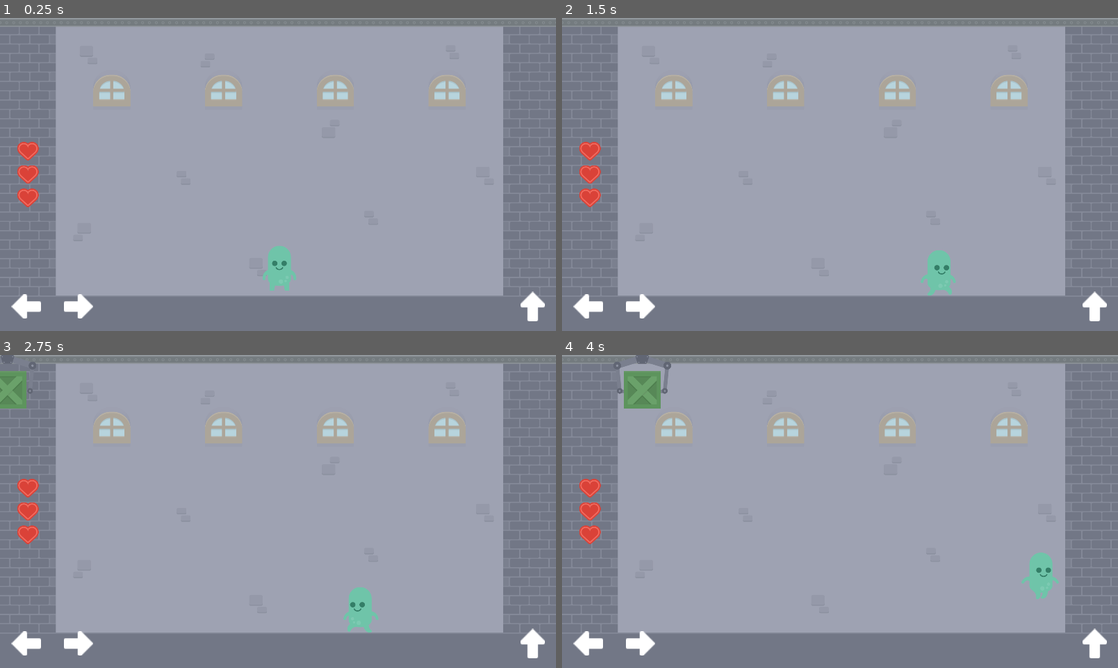
Above: before the commit, frames 1-4 (two rows, left to right).
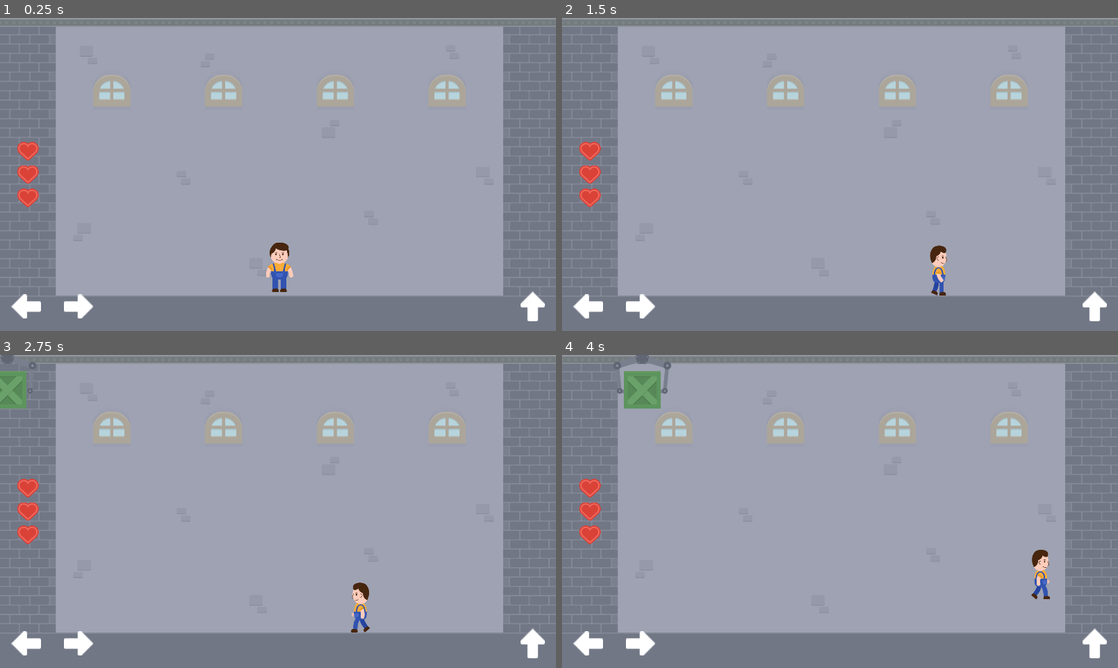
Above: after the commit, the same moments.

Repository: staskozin/stack-attack
Game: Godot game, scene res://scenes/main.tscn
Two runs of this game, one before a commit and one after it. Both use one fixed random seed, a clock stepped at 60 frames per second and the inputs below.
Inputs:
- Up to frame 1 (0.25 s): no input
- Up to frame 2 (1.5 s): hold D (input_right) from 0.53 s (still down); tap W (input_up) at 0.77 s
- Up to frame 3 (2.75 s): tap W (input_up) at 1.52 s; release D (input_right) at 2.03 s; hold A (input_left) from 2.03 s (still down)
- Up to frame 4 (4 s): release A (input_left) at 2.78 s; hold D (input_right) from 2.78 s (still down); tap W (input_up) at 3.02, 3.77 s

The runs differ from the first frame. In frame 1, 0.6% of the frame differs, in the area x 47-54%, y 71-88%; in frame 2, 0.6%; in frame 3, 0.6%; in frame 4, 0.6%.

Commit message:
Заменил инопланетянина на челика

Diff:
--- a/assets/sprites/player/eye.svg
+++ b/assets/sprites/player/eye.svg
@@ -1 +1 @@
-<svg xmlns="http://www.w3.org/2000/svg" viewBox="0 0 21.5 18.5"><defs><style>.cls-1{fill:none;stroke:#347e67;stroke-linecap:round;stroke-miterlimit:10;stroke-width:3.5px;}</style></defs><g id="Layer_2" data-name="Layer 2"><g id="Layer_1-2" data-name="Layer 1"><path class="cls-1" d="M19.75,10.75a9,9,0,0,0-18,0"/><path class="cls-1" d="M13.75,10.75a3,3,0,0,0-6,0"/><path class="cls-1" d="M19.75,10.75a6,6,0,0,1-12,0"/></g></g></svg>
+<svg xmlns="http://www.w3.org/2000/svg" viewBox="0 0 13.13 11.27"><defs><style>.cls-1{fill:none;stroke:#47260f;stroke-linecap:round;stroke-miterlimit:10;stroke-width:2px;}</style></defs><g id="Layer_2" data-name="Layer 2"><g id="Layer_1-2" data-name="Layer 1"><path class="cls-1" d="M12.13,6.56A5.57,5.57,0,0,0,1,6.56"/><path class="cls-1" d="M8.42,6.56a1.86,1.86,0,0,0-3.71,0"/><path class="cls-1" d="M12.13,6.56a3.71,3.71,0,0,1-7.42,0"/></g></g></svg>
--- a/scenes/player.tscn
+++ b/scenes/player.tscn
@@ -6,9 +6,13 @@
 [ext_resource type="Texture2D" uid="uid://kt63u1fr7ok6" path="res://assets/sprites/player/walk2.png" id="3_m1pkm"]
 [ext_resource type="Script" path="res://scripts/player.gd" id="4_maqla"]
 [ext_resource type="Texture2D" uid="uid://bubi82droxmge" path="res://assets/sprites/player/star.png" id="6_0ukwe"]
+[ext_resource type="Texture2D" uid="uid://ue8l4jjrkt0o" path="res://assets/sprites/player/walk3.png" id="6_u0l45"]
+[ext_resource type="Texture2D" uid="uid://clwgw7ue61cn1" path="res://assets/sprites/player/walk4.png" id="7_nf08w"]
 [ext_resource type="Texture2D" uid="uid://cj5kylo3q7581" path="res://assets/sprites/player/blood.png" id="7_p7wmb"]
+[ext_resource type="Texture2D" uid="uid://cqgitiysc05gi" path="res://assets/sprites/player/walk5.png" id="8_45s5r"]
 [ext_resource type="Texture2D" uid="uid://bkrp6askji6r6" path="res://assets/sprites/player/eye.svg" id="8_ufx2b"]
 [ext_resource type="PackedScene" uid="uid://cw1bwa1oksje1" path="res://scenes/sound_queue.tscn" id="9_66stx"]
+[ext_resource type="Texture2D" uid="uid://bly6c1xggbph7" path="res://assets/sprites/player/walk6.png" id="9_u4isl"]
 [ext_resource type="AudioStream" uid="uid://b8ah53npy6ij5" path="res://assets/sounds/footsteps/footstep_1.ogg" id="10_sfdij"]
 [ext_resource type="AudioStream" uid="uid://coiwgphqsk3g4" path="res://assets/sounds/footsteps/footstep_2.ogg" id="11_p268t"]
 [ext_resource type="AudioStream" uid="uid://blyybtvpfrip5" path="res://assets/sounds/footsteps/footstep_3.ogg" id="12_mx1s5"]
@@ -38,15 +42,27 @@
 }, {
 "duration": 1.0,
 "texture": ExtResource("3_m1pkm")
+}, {
+"duration": 1.0,
+"texture": ExtResource("6_u0l45")
+}, {
+"duration": 1.0,
+"texture": ExtResource("7_nf08w")
+}, {
+"duration": 1.0,
+"texture": ExtResource("8_45s5r")
+}, {
+"duration": 1.0,
+"texture": ExtResource("9_u4isl")
 }],
 "loop": true,
 "name": &"walk",
-"speed": 5.0
+"speed": 9.0
 }]
 
 [sub_resource type="CapsuleShape2D" id="CapsuleShape2D_imvlw"]
-radius = 40.0
-height = 154.0
+radius = 30.0
+height = 170.0
 
 [sub_resource type="Gradient" id="Gradient_4lh50"]
 colors = PackedColorArray(1, 1, 0.329412, 1, 1, 1, 1, 1)
@@ -116,25 +132,25 @@
 unique_name_in_owner = true
 sprite_frames = SubResource("SpriteFrames_beetg")
 animation = &"stun"
+frame_progress = 0.496486
 
 [node name="Eyes" type="Node2D" parent="."]
 unique_name_in_owner = true
-position = Vector2(17, -16)
+position = Vector2(17, -45)
 
 [node name="LeftEye" type="Sprite2D" parent="Eyes"]
-position = Vector2(-33, 1.12501)
+position = Vector2(-29, 1.12501)
 texture = ExtResource("8_ufx2b")
 offset = Vector2(-1.90735e-06, -1.125)
 
 [node name="RightEye" type="Sprite2D" parent="Eyes"]
-position = Vector2(0, 0.999999)
+position = Vector2(-4, 1)
 rotation = 2.35619
 texture = ExtResource("8_ufx2b")
 offset = Vector2(0, -1)
 flip_h = true
 
 [node name="CollisionShape" type="CollisionShape2D" parent="."]
-position = Vector2(0, 3)
 shape = SubResource("CapsuleShape2D_imvlw")
 
 [node name="StunParticles" type="CPUParticles2D" parent="."]
Binary file changed: assets/sprites/player/idle.png
Binary file changed: assets/sprites/player/stun.png
Binary file changed: assets/sprites/player/walk1.png
Binary file changed: assets/sprites/player/walk2.png
Binary file added: assets/sprites/player/walk3.png
Not shown, added: assets/sprites/player/walk3.png.import
Binary file added: assets/sprites/player/walk4.png
Not shown, added: assets/sprites/player/walk4.png.import
Binary file added: assets/sprites/player/walk5.png
Not shown, added: assets/sprites/player/walk5.png.import
Binary file added: assets/sprites/player/walk6.png
Not shown, added: assets/sprites/player/walk6.png.import
(and 1 more such lines)
